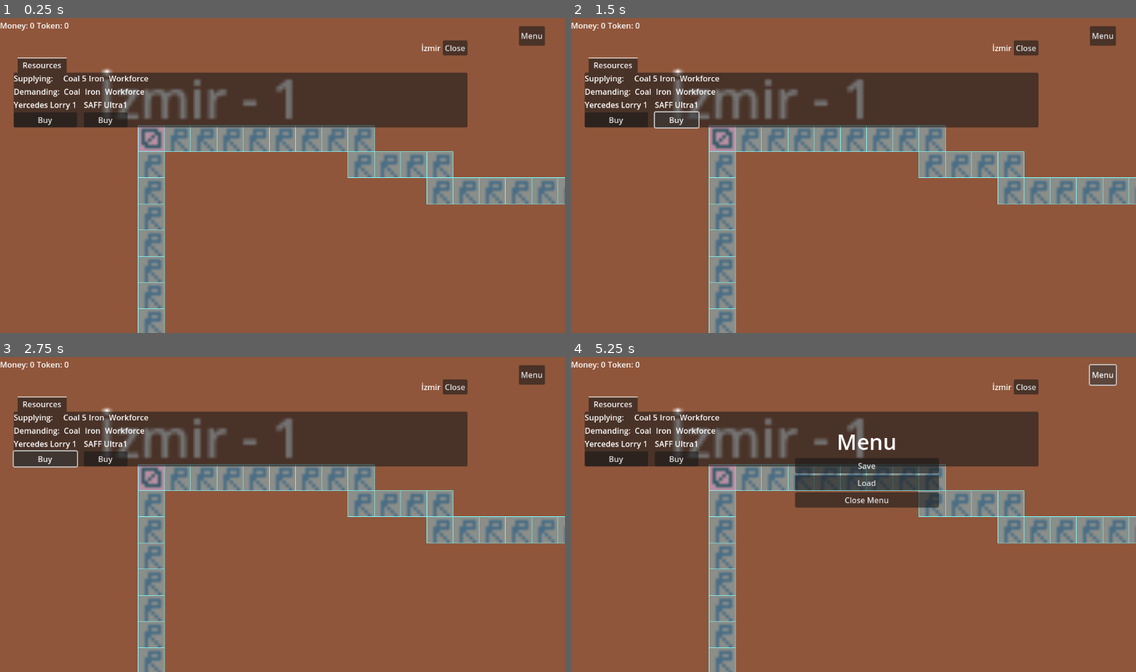
Above: before the commit, frames 1-4 (two rows, left to right).
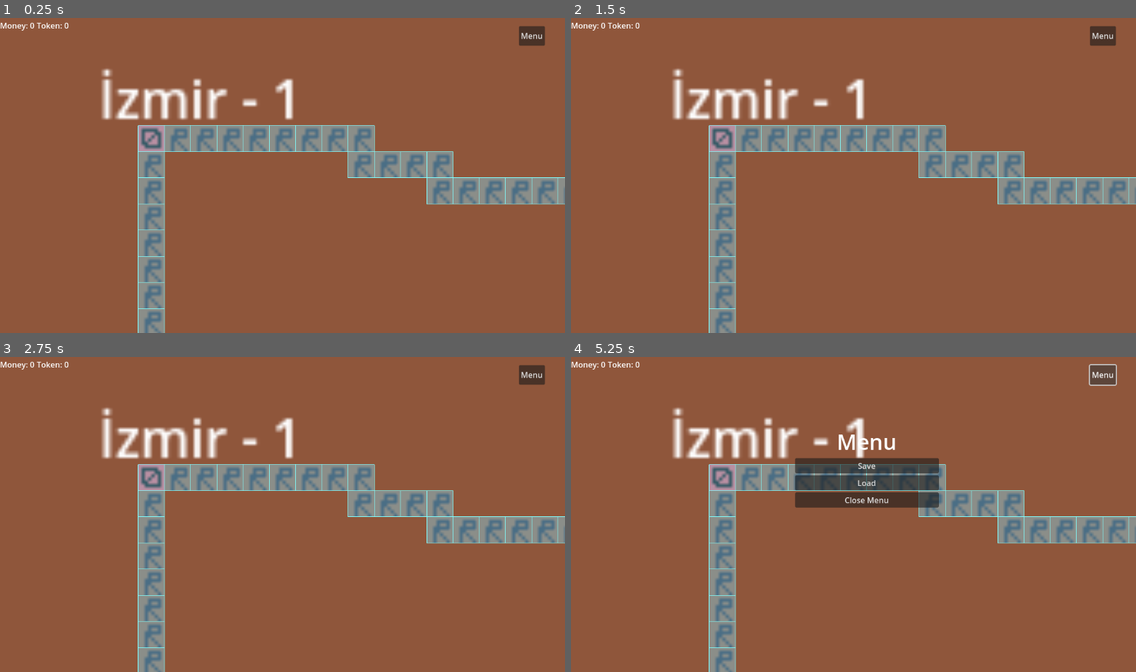
Above: after the commit, the same moments.

Repository: yigitozdemir/GLorryCorp
Game: Godot game, scene res://scenes/main_scenes/game_scene/game_scene.tscn
Two runs of this game, one before a commit and one after it. Both use one fixed random seed, a clock stepped at 60 frames per second and the inputs below.
Inputs (mouse positions are in pixels of both pictures, inside the frame that each line leads up to):
- Up to frame 1 (0.25 s): no input
- Up to frame 2 (1.5 s): click (616, 118) at 0.5 s, where only the run before the commit has a clickable "Buy"; click (678, 118) at 1.25 s, where only the run before the commit has a clickable "Buy"
- Up to frame 3 (2.75 s): click (45, 457) at 2 s, where only the run before the commit has a clickable "Buy"
- Up to frame 4 (5.25 s): click (678, 457) at 2.75 s, where only the run before the commit has a clickable "Buy"; click (616, 457) at 3.5 s, where only the run before the commit has a clickable "Buy"; click (678, 457) at 4.25 s, where only the run before the commit has a clickable "Buy"; click "Menu" at 5 s

The runs differ from the first frame. In frame 1, 15% of the frame differs, in the area x 2-83%, y 7-35%; in frame 2, 15%; in frame 3, 15%, in the area x 2-83%, y 7-36%; in frame 4, 15%.
Error before the commit: Invalid access to property or key 'res_coal' on a base object of type 'Nil'. (res://scenes/main_scenes/game_scene/game_scene.gd:38)

Commit message:
32 Update project folder structure for multiple lorry scenes

Diff:
--- /dev/null
+++ b/scenes/lorry/models/L_Ultra1.tscn
@@ -0,0 +1,35 @@
+[gd_scene load_steps=4 format=3 uid="uid://5xd36m2vpr7s"]
+
+[ext_resource type="Script" path="res://scenes/lorry/Lorry.gd" id="1_6ib36"]
+[ext_resource type="Texture2D" uid="uid://cieh024wdc3ai" path="res://assets/img/spritesheet.png" id="2_6j3hv"]
+
+[sub_resource type="AtlasTexture" id="AtlasTexture_y08lc"]
+atlas = ExtResource("2_6j3hv")
+region = Rect2(248, 0, 8, 8)
+
+[node name="Lorry" type="Node2D"]
+script = ExtResource("1_6ib36")
+modal = "Lorry1"
+brand = "Yercedes"
+model = "1"
+year = 1982
+type = 1
+capacity = 12
+speed = 10.0
+cost = 50
+
+[node name="nav_agent" type="NavigationAgent2D" parent="."]
+path_desired_distance = 4.0
+target_desired_distance = 2.0
+radius = 5.0
+max_speed = 10.0
+avoidance_layers = 0
+avoidance_mask = 0
+debug_enabled = true
+debug_use_custom = true
+
+[node name="sprite" type="Sprite2D" parent="."]
+texture = SubResource("AtlasTexture_y08lc")
+
+[connection signal="navigation_finished" from="nav_agent" to="." method="_on_nav_agent_navigation_finished"]
+[connection signal="velocity_computed" from="nav_agent" to="." method="_on_nav_agent_velocity_computed"]
--- a/scenes/main_scenes/game_scene/game_scene.tscn
+++ b/scenes/main_scenes/game_scene/game_scene.tscn
@@ -152,6 +152,7 @@
 [node name="ui_canvas" type="CanvasLayer" parent="."]
 
 [node name="city_menu" type="VBoxContainer" parent="ui_canvas"]
+visible = false
 offset_left = 28.0
 offset_top = 50.0
 offset_right = 953.0
--- a/static/Catalog.gd
+++ b/static/Catalog.gd
@@ -3,7 +3,7 @@
 
 var LorryList: Dictionary = {
 	"Lorry1": "res://scenes/lorry/Lorry.tscn",
-	"Ultra1": ""
+	"Ultra1": "res://scenes/lorry/models/L_Ultra1.tscn"
 }
 var LorrySpecs: Dictionary = {
 	"Lorry1": {
Not shown, changed: TODOList.txt
